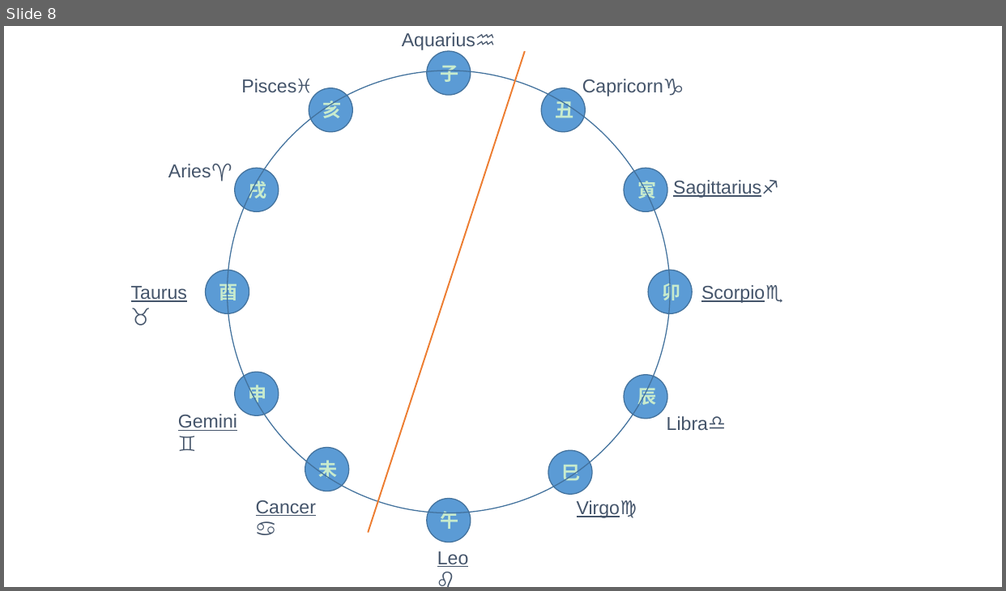
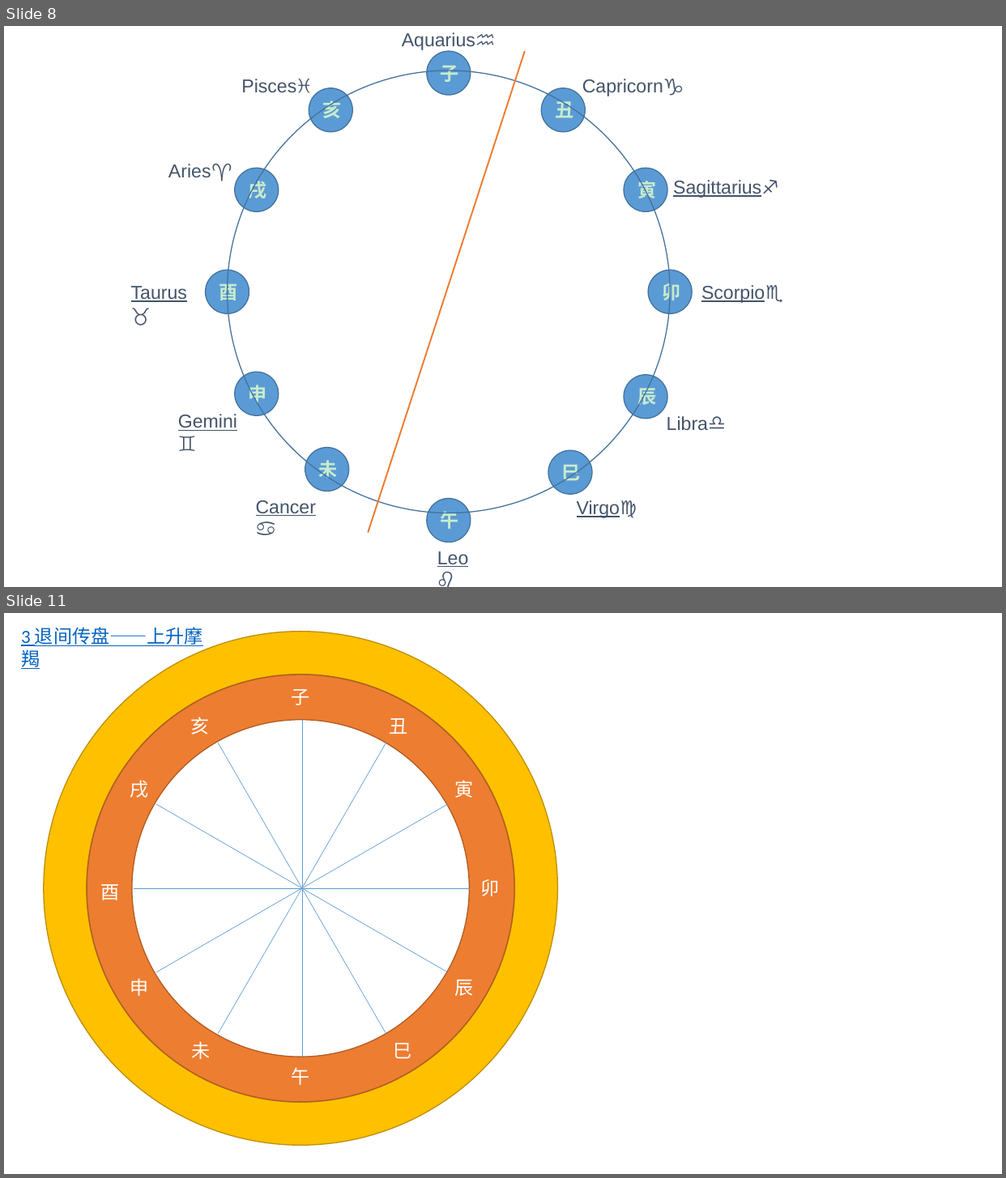
Before and after one commit to JasonBourne33/cNote, a slide deck: prophecy/学魔法.pptx. Shown one above the other, each under a label of ours: slide 8 before the commit, slides 8 and 11 after it; the slides between them are not shown. The pictures are 1006x591 and 1006x1178 pixels, drawn with LibreOffice and Linux fonts; fonts in the diff are those of the drawing. Boxes give left, top, right and bottom in pixels: in the first picture for what was removed or moved away, otherwise in the second. Text is boxed around its words. In the diff, an @@ line names an element or a change of style, - is before the commit and + after.

```diff
--- a/prophecy/学魔法.pptx
+++ b/prophecy/学魔法.pptx
@@ slide 11 added at (4,613,1002,1174), background #C8EBCD @@
@@ text added at (21,627,203,669), 18 pt, text #0563C1, underline @@
+3 退间传盘——上升摩羯
@@ donut added at (44,632,558,1146), fill #FFC000, outline #BD8E00 1 pt @@
@@ donut added at (87,675,514,1102), fill #ED7D31, outline #AF5C24 1 pt @@
@@ text added at (291,689,309,705), 18 pt, text #C8EBCD @@
+子
@@ text added at (191,717,210,735), 18 pt, text #C8EBCD @@
+亥
@@ line added from (302, 720) to (302, 1056), #5B9BD5 0.5 pt @@
@@ text added at (390,718,408,734), 18 pt, text #C8EBCD @@
+丑
@@ line added from (386, 1033) to (218, 743), #5B9BD5 0.5 pt @@
@@ line added from (386, 743) to (218, 1033), #5B9BD5 0.5 pt @@
@@ text added at (130,780,148,798), 18 pt, text #C8EBCD @@
+戌
@@ text added at (455,780,474,798), 18 pt, text #C8EBCD @@
+寅
@@ line added from (448, 973) to (157, 805), #5B9BD5 0.5 pt @@
@@ line added from (448, 805) to (157, 973), #5B9BD5 0.5 pt @@
@@ text added at (481,879,500,897), 18 pt, text #C8EBCD @@
+卯
@@ text added at (100,884,119,901), 18 pt, text #C8EBCD @@
+酉
@@ line added from (471, 888) to (134, 888), #5B9BD5 0.5 pt @@
@@ text added at (130,978,148,996), 18 pt, text #C8EBCD @@
+申
@@ text added at (455,979,474,996), 18 pt, text #C8EBCD @@
+辰
@@ text added at (191,1041,210,1059), 18 pt, text #C8EBCD @@
+未
@@ text added at (394,1043,412,1059), 18 pt, text #C8EBCD @@
+巳
@@ text added at (291,1067,309,1085), 18 pt, text #C8EBCD @@
+午
```
Also in this commit, not shown: 11 other slides added, 3 other files.
